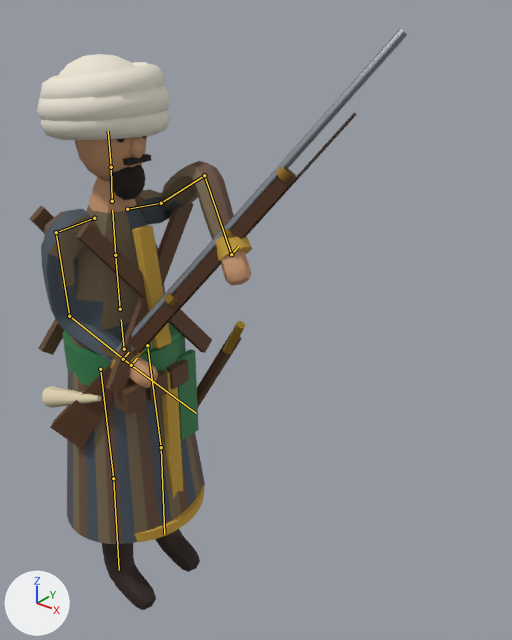
The glTF model models/era2/ozbek_miltiqchi.glb: old version first, new version second.
Both versions are drawn from a 50 mm lens placed at (1.589, -1.309, 2.039), pointed at (0.371, 0.214, 1.095). Arrows for +X, +Y and +Z are at lower left; the lights stay in place. The picture after the commit comes second. Both versions are drawn at frame 2 of the action 'Attack2'; the numbers are the values there. The bones that change, and the others that lie on the model, are drawn over the model as lines.

In view in the first picture: 'Body', 'Rifle'.
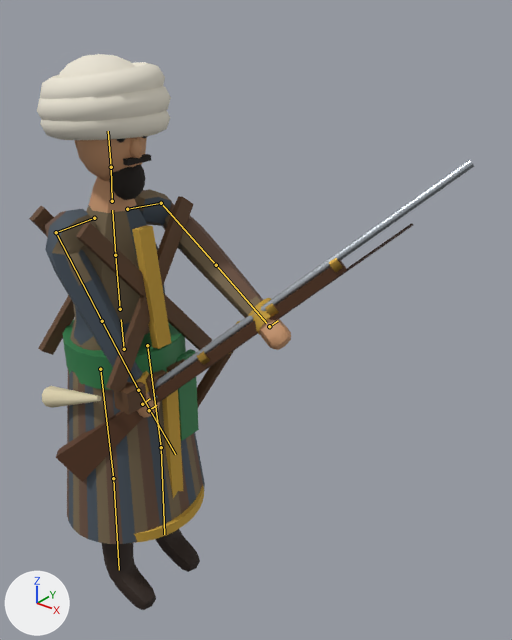
Boxes (x1, y1, x2, y2) around the edits, measured in the pictures (512 x 640 px):
```json
{"object": "Body", "change": "posed", "before": [29, 54, 252, 610], "after": [29, 54, 291, 610], "on screen": "17% wider"}
{"object": "Rifle", "change": "posed", "before": [50, 29, 407, 449], "after": [56, 159, 474, 482], "on screen": "17% wider, 23% shorter"}
{"bone": "UpperArm.L", "before": "(161, 203) to (204, 175)", "after": "(161, 203) to (216, 265)"}
{"bone": "ForeArm.L", "before": "(204, 175) to (231, 254)", "after": "(216, 265) to (266, 323)"}
{"bone": "UpperArm.R", "before": "(56, 232) to (69, 316)", "after": "(56, 232) to (102, 321)"}
{"bone": "ForeArm.R", "before": "(69, 316) to (131, 365)", "after": "(102, 321) to (138, 390)"}
{"bone": "Rifle", "before": "(123, 359) to (129, 352)", "after": "(142, 404) to (150, 398)"}
```

The change, as JSON lines over the scene's bpy script:
```json
{"block": "bone_upperarm_l", "where": "bone_upperarm_l = bpy.data.objects['Rig'].pose.bones['UpperArm.L']  # child of 'Shoulder.L'"}
{"op": "set", "path": "bone_upperarm_l.rotation_quaternion", "old": "(0.252, 0.706, 0.434, -0.499)", "new": "(0.393, 0.42, 0.769, -0.277)", "note": "degrees (12, 112, -109) -> degrees (10, 123, -52)"}
{"block": "bone_forearm_l", "where": "bone_forearm_l = bpy.data.objects['Rig'].pose.bones['ForeArm.L']  # child of 'UpperArm.L'"}
{"op": "set", "path": "bone_forearm_l.rotation_quaternion", "old": "(0.814, -0.417, 0.0, -0.404)", "new": "(0.998, 0.045, 0.0, 0.043)", "note": "degrees (-46, -20, -44) -> degrees (5, 0, 5)"}
{"block": "bone_upperarm_r", "where": "bone_upperarm_r = bpy.data.objects['Rig'].pose.bones['UpperArm.R']  # child of 'Shoulder.R'"}
{"op": "set", "path": "bone_upperarm_r.rotation_quaternion", "old": "(0.938, 0.097, 0.318, 0.103)", "new": "(0.911, 0.215, 0.336, -0.103)", "note": "degrees (18, 35, 18) -> degrees (25, 41, -3)"}
{"block": "bone_forearm_r", "where": "bone_forearm_r = bpy.data.objects['Rig'].pose.bones['ForeArm.R']  # child of 'UpperArm.R'"}
{"op": "set", "path": "bone_forearm_r.rotation_quaternion", "old": "(0.868, 0.409, 0.0, -0.282)", "new": "(0.998, -0.051, 0.0, 0.035)", "note": "degrees (47, 13, -30) -> degrees (-6, 0, 4)"}
{"block": "bone_rifle", "where": "bone_rifle = bpy.data.objects['Rig'].pose.bones['Rifle']  # child of 'Chest'"}
{"op": "set", "path": "bone_rifle.location", "old": "(-0.026, -0.122, -0.335)", "new": "(-0.054, -0.084, -0.488)"}
{"op": "set", "path": "bone_rifle.rotation_quaternion", "old": "(0.854, 0.393, 0.134, 0.314)", "new": "(0.881, 0.301, 0.113, 0.347)", "note": "degrees (49, -1, 40) -> degrees (37, -1, 43)"}
```
